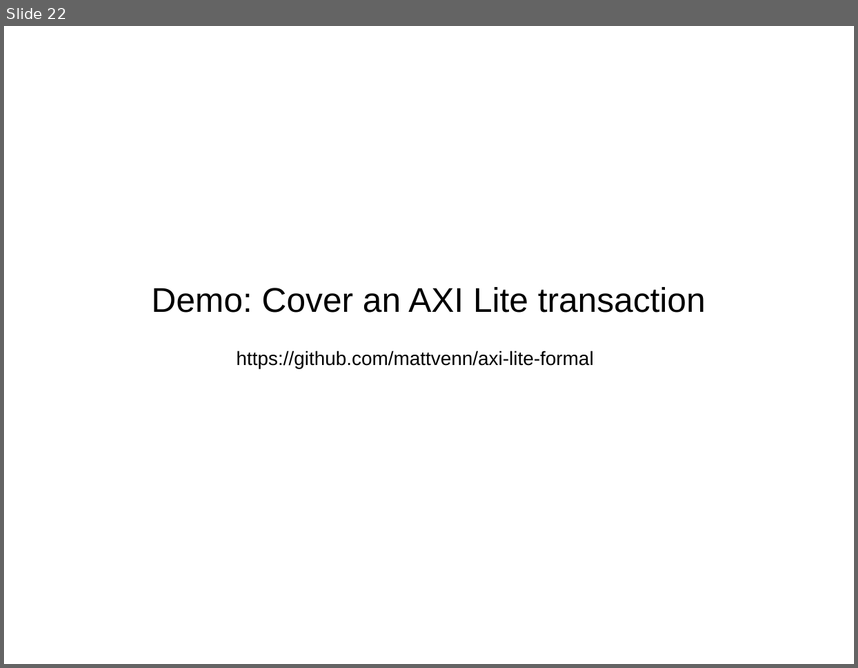
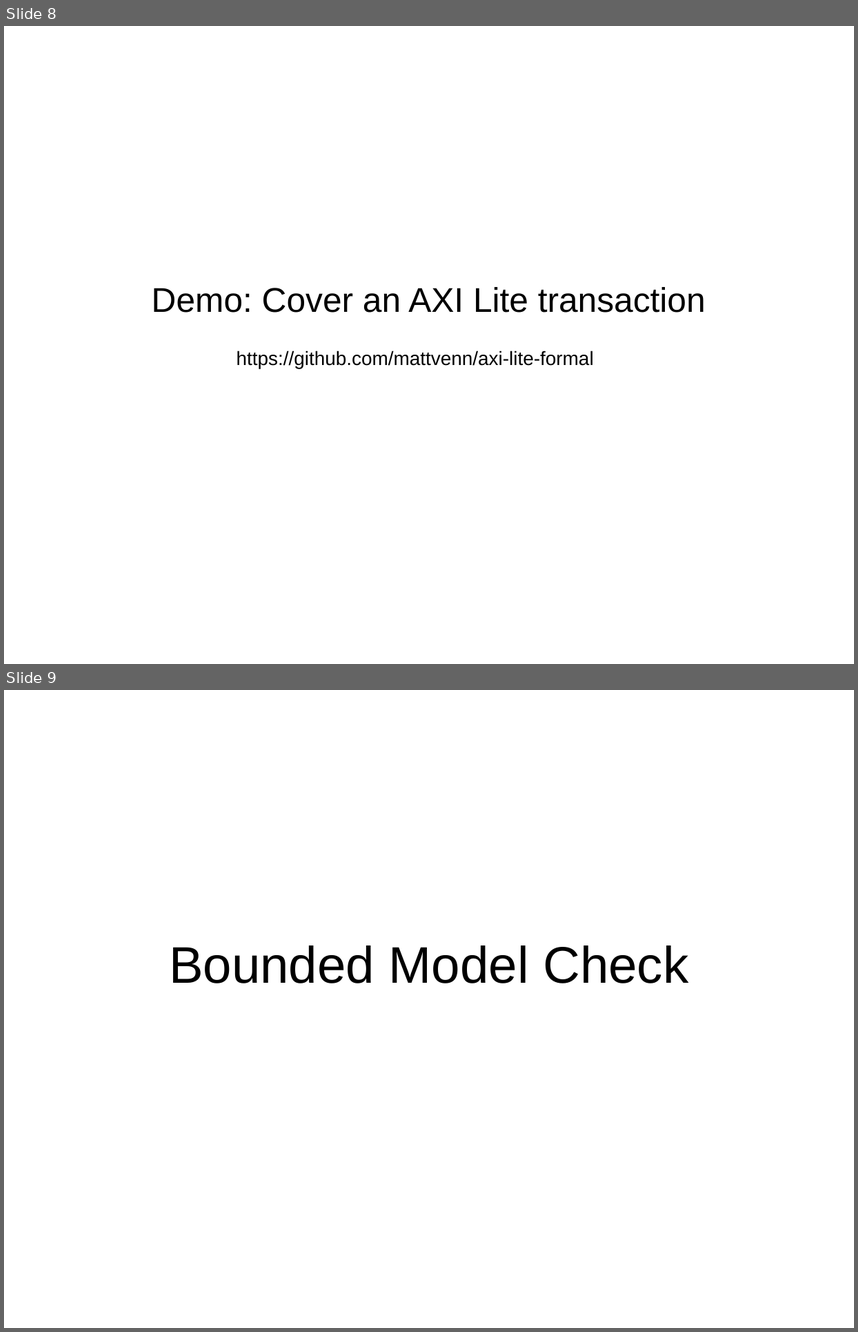
Before and after one commit to daveshah1/formal-fpl, a slide deck: wosh-presentation.odp. Shown one above the other, each under a label of ours: slide 22 before the commit, slides 8 and 9 after it. The pictures are 858x668 and 858x1332 pixels, drawn with LibreOffice and Linux fonts; fonts in the diff are those of the drawing. Boxes give left, top, right and bottom in pixels: in the first picture for what was removed or moved away, otherwise in the second. Text is boxed around its words. In the diff, an @@ line names an element or a change of style, - is before the commit and + after.

```diff
--- a/wosh-presentation.odp
+++ b/wosh-presentation.odp
@@ slide 9 added at (4, 690, 854, 1328), background #FFFFFF @@
@@ subtitle added at (169, 945, 688, 983), 48 pt, text #000000 @@
+Bounded Model Check
@@ what was slide 22 is now slide 8 @@
```
Also in this commit, not shown: 10 slides changed, 11 other slides added, 5 slides removed, 1 other file.
